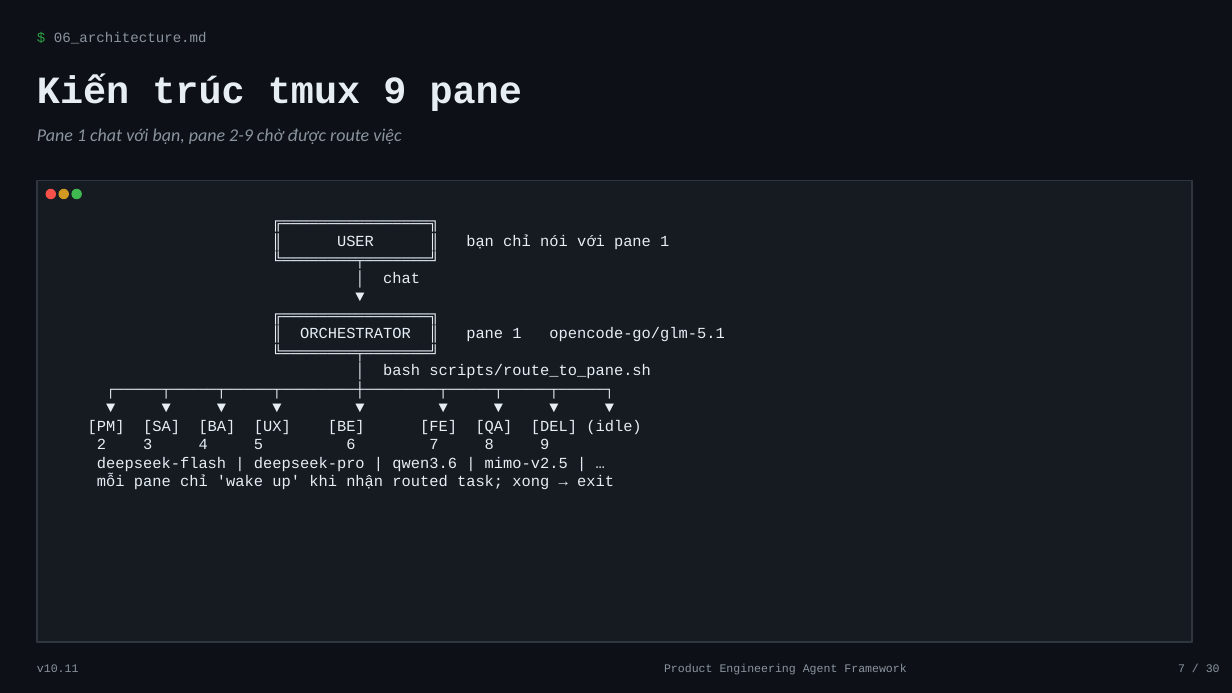
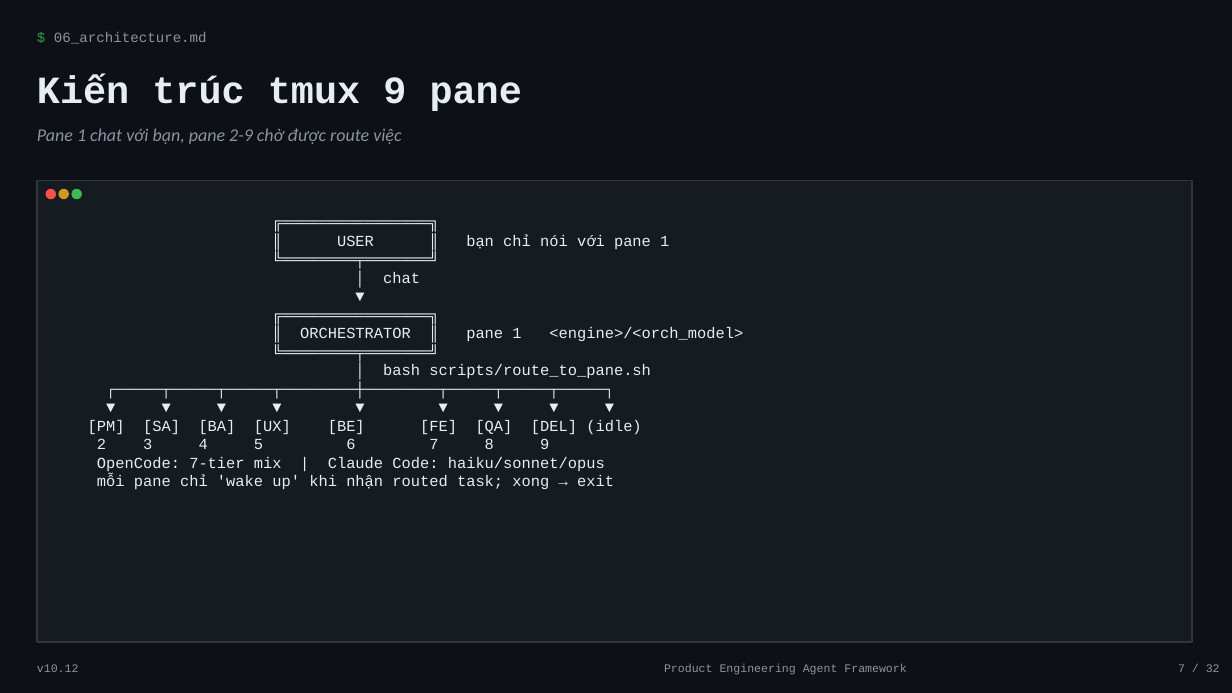
Before and after one commit to minhtuan-labs/learning-vault, a slide deck: slide 7 of frameworks/product-engineering-template/Framework_Introduction.pptx. Drawn at 1232x693 pixels with LibreOffice and Linux fonts; fonts in the diff are those of the drawing. Boxes give left, top, right and bottom in pixels: in the first picture for what was removed or moved away, otherwise in the second. Text is boxed around its words. In the diff, an @@ line names an element or a change of style, - is before the commit and + after.

Commit message:
Update product-engineering-template to v10.12

```diff
--- a/frameworks/product-engineering-template/Framework_Introduction.pptx
+++ b/frameworks/product-engineering-template/Framework_Introduction.pptx
@@ text at [300,327,743,341]: text changed @@
-║ ORCHESTRATOR ║ pane 1 opencode-go/glm-5.1
+║ ORCHESTRATOR ║ pane 1 <engine>/<orch_model>
@@ text at [97,457,605,471]: text changed @@
-deepseek-flash | deepseek-pro | qwen3.6 | mimo-v2.5 | …
+OpenCode: 7-tier mix | Claude Code: haiku/sonnet/opus
@@ text at [37,664,79,672]: text changed @@
-v10.11
+v10.12
@@ text at [1178,664,1220,672]: text changed @@
-7 / 30
+7 / 32
```
Also in this commit, not shown: 29 other slides changed, 2 slides added, 27 other files.
